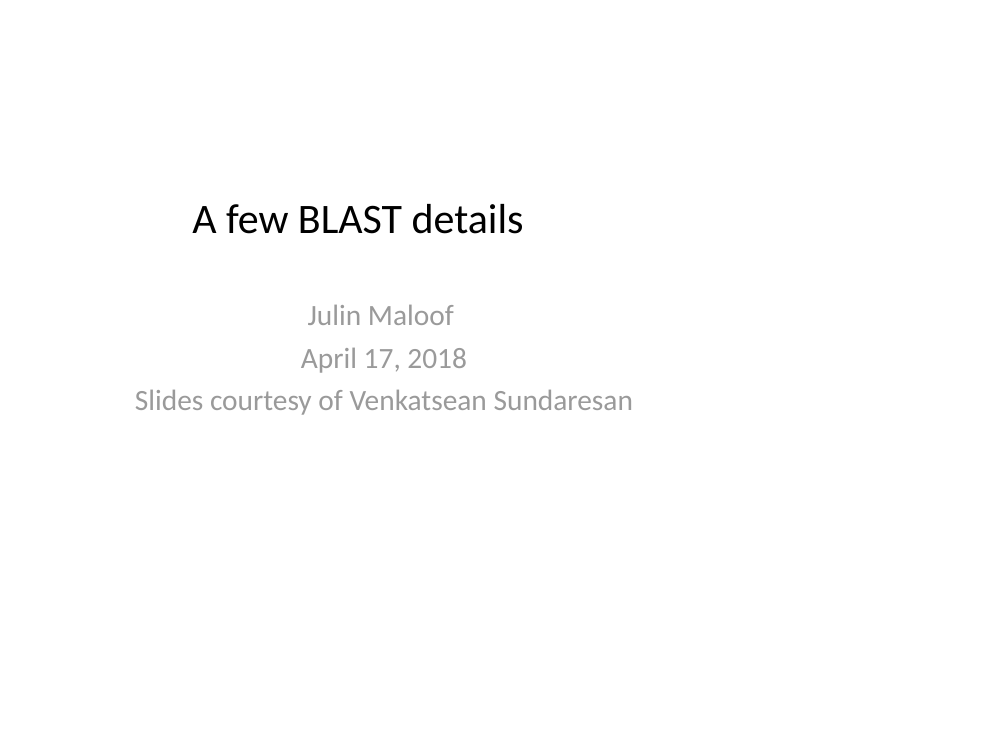
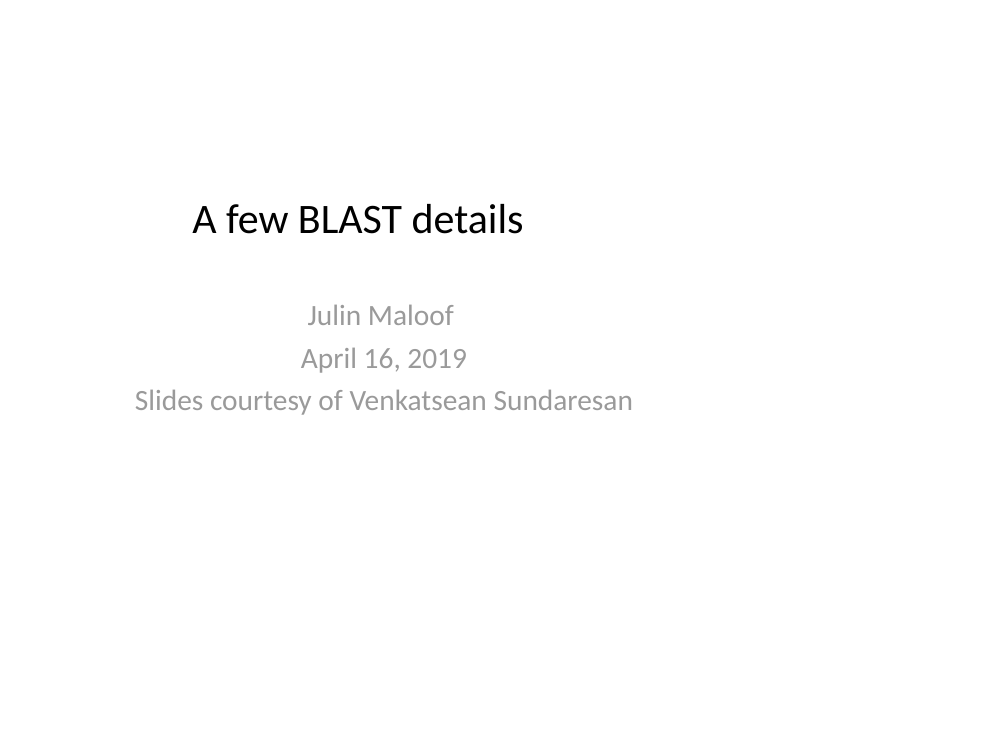
Before and after one commit to Shicheng-Guo/BIS180L_web, a slide deck: slide 1 of slides/BLAST.pptx. Drawn at 1008x756 pixels with LibreOffice and Linux fonts; fonts in the diff are those of the drawing. Boxes give left, top, right and bottom in pixels: in the first picture for what was removed or moved away, otherwise in the second. Text is boxed around its words. In the diff, an @@ line names an element or a change of style, - is before the commit and + after.

Commit message:
Slides for Apr16

```diff
--- a/slides/BLAST.pptx
+++ b/slides/BLAST.pptx
@@ text at (x1=301, y1=347, x2=467, y2=373): text changed @@
-April 17, 2018
+April 16, 2019
```
Also in this commit, not shown: 2 other files.
